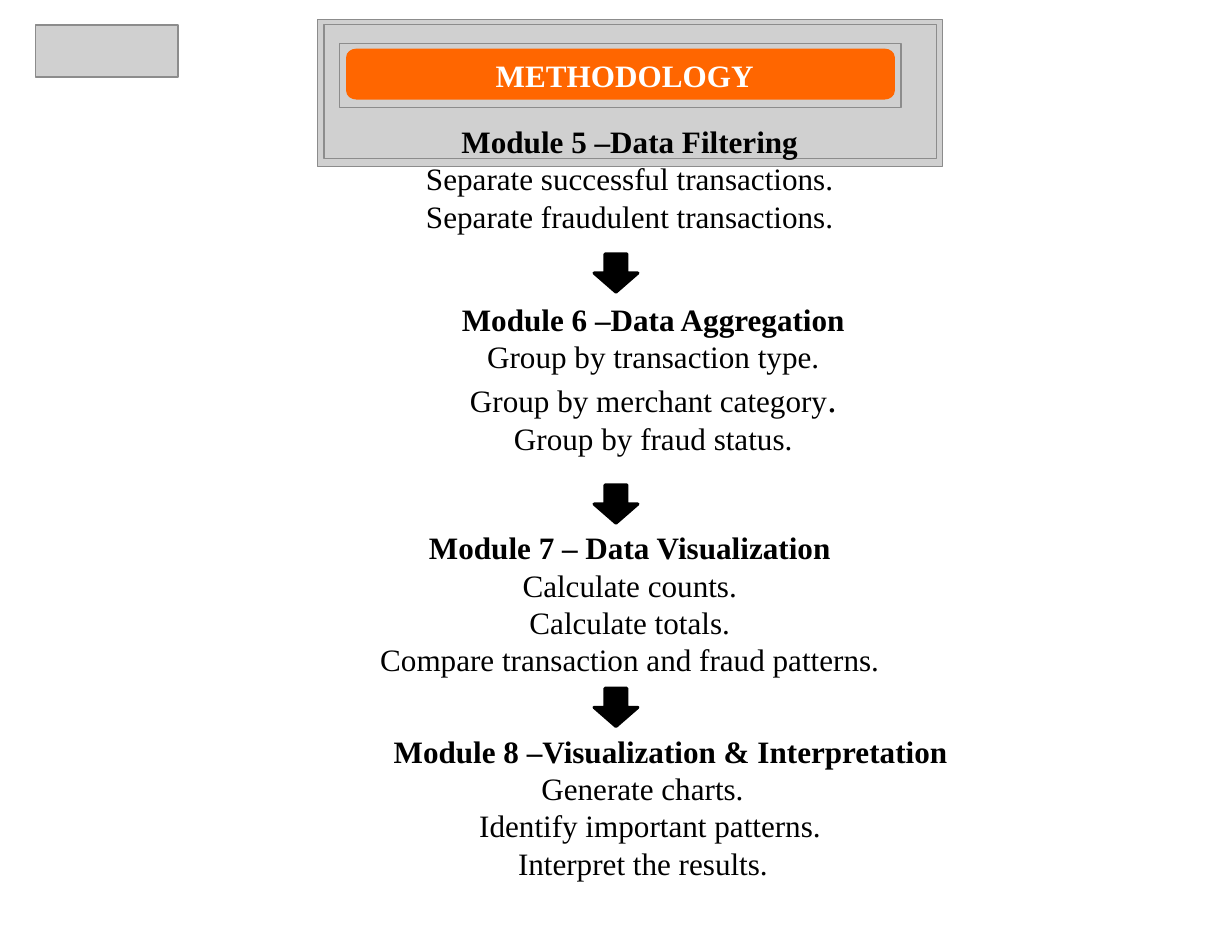
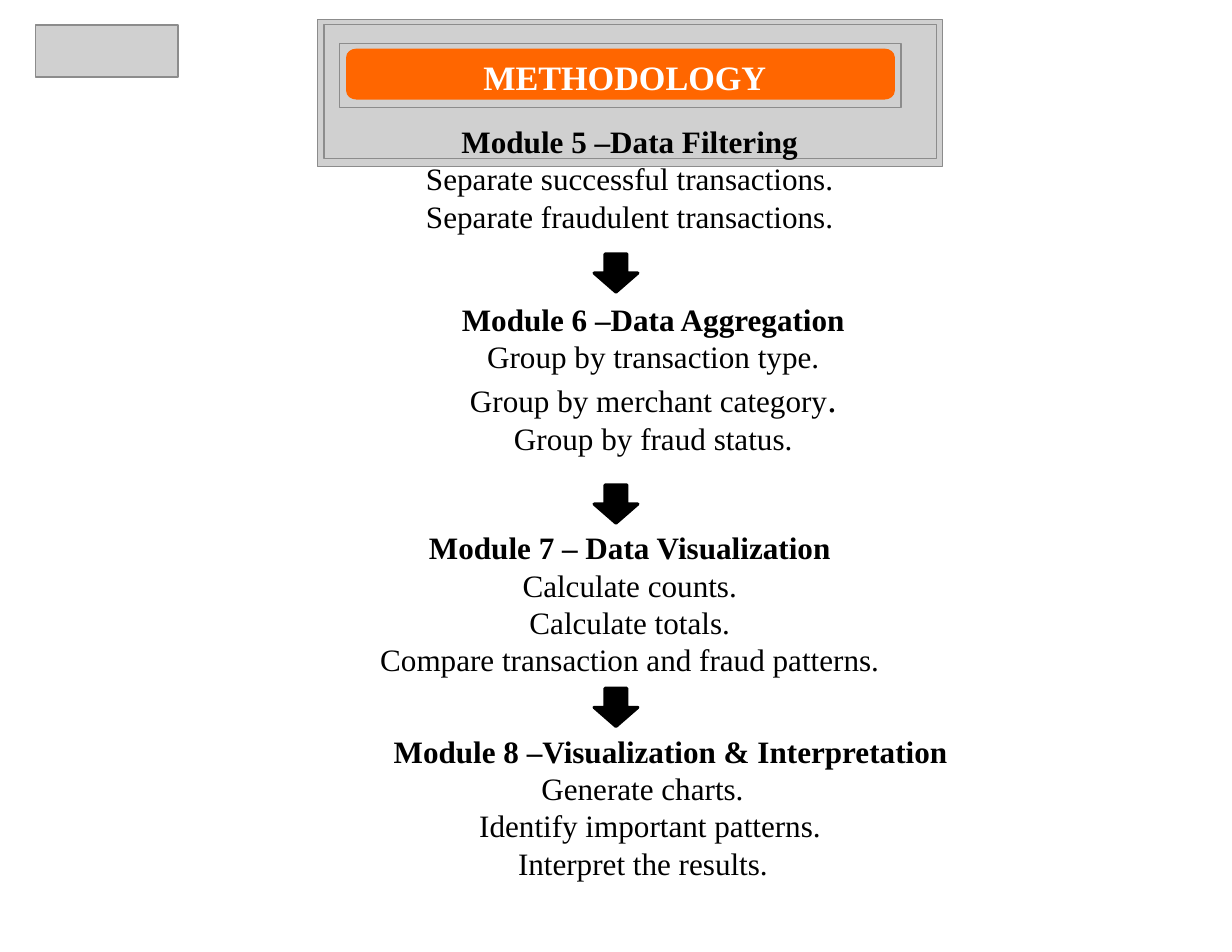
Before and after one commit to ManojReddyTetala/UPI-Transaction-Analysis, a slide deck: slide 10 of PPTs/REVIEW - 2.pptx. Drawn at 1232x952 pixels with LibreOffice and Linux fonts; fonts in the diff are those of the drawing; grey boxes stand for pictures. Boxes give left, top, right and bottom in pixels: in the first picture for what was removed or moved away, otherwise in the second. Text is boxed around its words. In the diff, an @@ line names an element or a change of style, - is before the commit and + after.

```diff
--- a/PPTs/REVIEW - 2.pptx
+++ b/PPTs/REVIEW - 2.pptx
@@ text "METHODOLOGY" at [483, 67, 766, 91]: size 20 to 22 pt @@
```
Also in this commit, not shown: 10 other slides changed, 3 other files.
